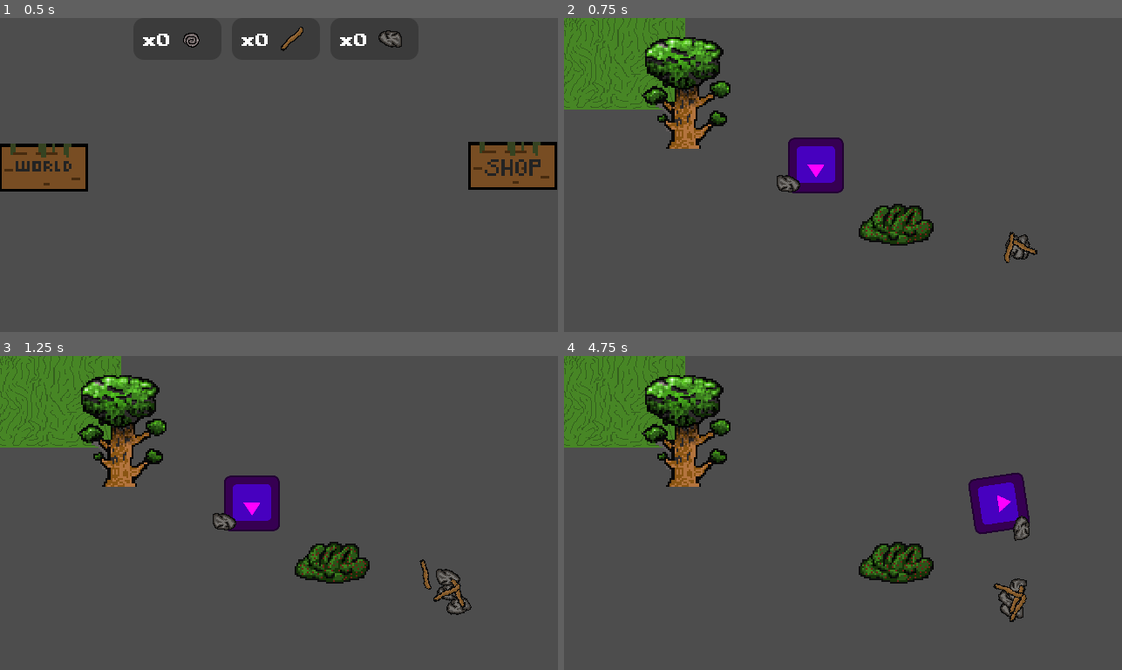
Above: before the commit, frames 1-4 (two rows, left to right).
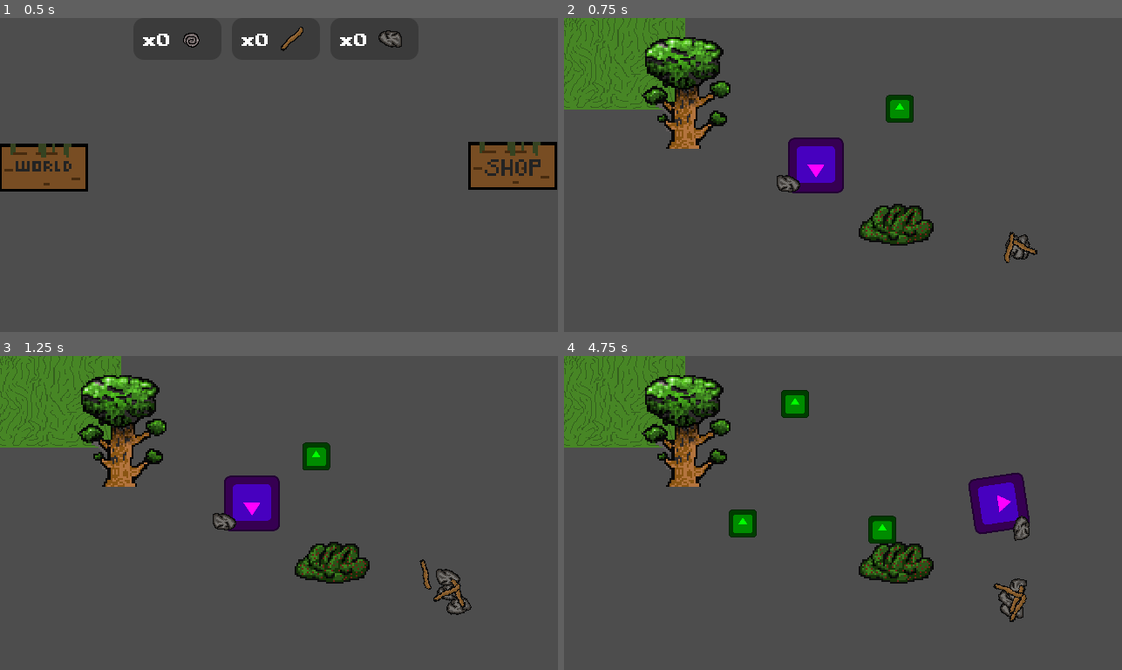
Above: after the commit, the same moments.

Repository: age-of-asparagus/click
Game: Godot game, scene res://sticks_and_stones.tscn
The game is run twice, just before and just after one commit, with the same random seed, the same clock (stepped at 60 frames per second) and the same inputs. The engine's default icon, where the game draws it, is replaced by a stand-in: a white triangle on a blue panel in a dark square.
Inputs (mouse positions are in pixels of both pictures, inside the frame that each line leads up to):
- Up to frame 1 (0.5 s): no input
- Up to frame 2 (0.75 s): click (608, 165) at 0.5 s
- Up to frame 3 (1.25 s): no input
- Up to frame 4 (4.75 s): move the mouse to (965, 497) at 1.27 s; press the mouse at (965, 497) at 1.28 s; hold Right (ui_right) 1.28-2.03 s; move the mouse to (731, 528) at 2.02 s; release the mouse at (731, 528) at 2.03 s; hold Down (ui_down) 2.03-2.78 s; click (731, 528) at 2.1 s; move the mouse to (898, 443) at 2.77 s; press the mouse at (898, 443) at 2.78 s; hold Right (ui_right) 2.78-3.53 s; tap Space (shoot) at 2.85 s; move the mouse to (815, 575) at 3.52 s; release the mouse at (815, 575) at 3.53 s; hold Up (ui_up) 3.53-4.28 s; click (815, 575) at 3.6 s; move the mouse to (1010, 560) at 4.27 s; press the mouse at (1010, 560) at 4.28 s; hold Left (ui_left) from 4.28 s (still down)

Frame 1 is identical in both runs. In frame 2, 0.4% of the frame differs, in the area x 57-63%, y 24-34%; in frame 3, 0.4%; in frame 4, 1.3%, in the area x 29-60%, y 10-60%.

Commit message:
simple mobs you can shoot with stones

Diff:
--- a/Character.gd
+++ b/Character.gd
@@ -2,6 +2,7 @@
 
 @export var speed := 200
 @export var Ammo : PackedScene
+@export var health := 10
 
 var rotation_direction = 0
 var movement_direction = 0
@@ -24,6 +25,13 @@
 		projectile.global_transform = $Hand.global_transform
 		Global.stones -= 1
 
-func _on_clicker_detector_area_shape_entered(area_rid, area, area_shape_index, local_shape_index):
+func _on_detector_area_shape_entered(area_rid, area, area_shape_index, local_shape_index):
 	print("Clicker!")
 	get_tree().change_scene_to_file("res://sticks_and_stones.tscn")
+
+
+func _on_detector_body_entered(body):
+	print("OUCH!")
+	body.queue_free()
+	health -= 1
+	print("Health: " + str(health))
--- /dev/null
+++ b/Mobs/mob.gd
@@ -0,0 +1,16 @@
+extends CharacterBody2D
+
+@export var speed := 50
+
+func _ready():
+	# set speed in Y direction then rotate in random direction
+	velocity = Vector2(speed, 0).rotated(randf() * 2.0 * PI)
+
+func _physics_process(delta):
+	move_and_slide()
+
+
+func _on_weapon_detector_area_shape_entered(area_rid, area, area_shape_index, local_shape_index):
+	print("DEATH!")
+	area.get_parent().queue_free()
+	queue_free()
--- /dev/null
+++ b/Mobs/mob.tscn
@@ -0,0 +1,33 @@
+[gd_scene load_steps=5 format=3 uid="uid://5xywpu5bhsbq"]
+
+[ext_resource type="Script" path="res://Mobs/mob.gd" id="1_0cqpa"]
+[ext_resource type="Texture2D" uid="uid://bv07clnvikwhh" path="res://icon.svg" id="1_0egia"]
+
+[sub_resource type="CircleShape2D" id="CircleShape2D_6f6gu"]
+radius = 16.0
+
+[sub_resource type="CircleShape2D" id="CircleShape2D_btjwt"]
+radius = 14.0
+
+[node name="BaseMob" type="CharacterBody2D"]
+collision_layer = 8
+collision_mask = 14
+script = ExtResource("1_0cqpa")
+metadata/_edit_group_ = true
+
+[node name="Icon" type="Sprite2D" parent="."]
+modulate = Color(0, 1, 0, 1)
+scale = Vector2(0.25, 0.25)
+texture = ExtResource("1_0egia")
+
+[node name="CollisionShape2D" type="CollisionShape2D" parent="."]
+shape = SubResource("CircleShape2D_6f6gu")
+
+[node name="WeaponDetector" type="Area2D" parent="."]
+collision_layer = 0
+collision_mask = 4
+
+[node name="CollisionShape2D" type="CollisionShape2D" parent="WeaponDetector"]
+shape = SubResource("CircleShape2D_btjwt")
+
+[connection signal="area_shape_entered" from="WeaponDetector" to="." method="_on_weapon_detector_area_shape_entered"]
--- a/Overworld.tscn
+++ b/Overworld.tscn
@@ -1,16 +1,26 @@
-[gd_scene load_steps=7 format=3 uid="uid://desrfuxxfdiqd"]
+[gd_scene load_steps=9 format=3 uid="uid://desrfuxxfdiqd"]
 
 [ext_resource type="Texture2D" uid="uid://d38qithmo447d" path="res://Assets/test_grass.png" id="1_56jsv"]
+[ext_resource type="Script" path="res://SpawnManager.gd" id="1_es3p2"]
 [ext_resource type="PackedScene" uid="uid://bnxk250itntev" path="res://character.tscn" id="3_r33um"]
 [ext_resource type="Texture2D" uid="uid://clvlilqfj6uik" path="res://Assets/berry_bush.png" id="4_3c70p"]
 [ext_resource type="Texture2D" uid="uid://b2rnhoxom400x" path="res://Assets/Tree_1.png" id="4_emnnw"]
 [ext_resource type="PackedScene" uid="uid://88j620xo565l" path="res://ClickerObject.tscn" id="5_a3yow"]
+[ext_resource type="PackedScene" uid="uid://5xywpu5bhsbq" path="res://Mobs/mob.tscn" id="7_e6l07"]
 
 [sub_resource type="CircleShape2D" id="CircleShape2D_s10l6"]
 radius = 8.01561
 
 [node name="Overworld" type="Node2D"]
 texture_filter = 1
+
+[node name="SpawnManager" type="Node2D" parent="."]
+script = ExtResource("1_es3p2")
+Mob = ExtResource("7_e6l07")
+
+[node name="SpawnTimer" type="Timer" parent="SpawnManager"]
+wait_time = 2.0
+autostart = true
 
 [node name="TestGrass" type="Sprite2D" parent="."]
 texture_filter = 1
@@ -60,3 +70,8 @@
 [node name="ClickerObject" parent="YSort" instance=ExtResource("5_a3yow")]
 position = Vector2(514, 267)
 collision_layer = 32
+
+[node name="BaseMob" parent="YSort" instance=ExtResource("7_e6l07")]
+position = Vector2(394, 100)
+
+[connection signal="timeout" from="SpawnManager/SpawnTimer" to="SpawnManager" method="_on_spawn_timer_timeout"]
--- /dev/null
+++ b/SpawnManager.gd
@@ -0,0 +1,20 @@
+extends Node2D
+
+@export var Mob : PackedScene
+var screen_dimensions : Vector2
+
+func _ready():
+	screen_dimensions = get_viewport().get_visible_rect().size
+	print(screen_dimensions)
+
+
+
+func _on_spawn_timer_timeout():
+	var mob : CharacterBody2D = Mob.instantiate()
+
+	get_tree().get_root().add_child(mob)
+
+	mob.position = Vector2(
+		randi_range(0, screen_dimensions.x),
+		randi_range(0, screen_dimensions.y)
+	)
--- a/Weapons/Rock.gd
+++ b/Weapons/Rock.gd
@@ -4,3 +4,7 @@
 
 func _physics_process(delta):
 	position += transform.x * speed * delta
+
+
+func _on_timer_timeout():
+	queue_free()
--- a/Weapons/Rock.tscn
+++ b/Weapons/Rock.tscn
@@ -17,3 +17,8 @@
 
 [node name="CollisionShape2D" type="CollisionShape2D" parent="."]
 shape = SubResource("CircleShape2D_55wew")
+
+[node name="Timer" type="Timer" parent="."]
+wait_time = 2.0
+
+[connection signal="timeout" from="Timer" to="." method="_on_timer_timeout"]
--- a/character.tscn
+++ b/character.tscn
@@ -24,12 +24,12 @@
 [node name="CollisionShape2D" type="CollisionShape2D" parent="."]
 shape = SubResource("RectangleShape2D_kfdxv")
 
-[node name="ClickerDetector" type="Area2D" parent="."]
+[node name="Detector" type="Area2D" parent="."]
 collision_layer = 0
-collision_mask = 32
+collision_mask = 40
 metadata/_edit_group_ = true
 
-[node name="CollisionShape2D" type="CollisionShape2D" parent="ClickerDetector"]
+[node name="CollisionShape2D" type="CollisionShape2D" parent="Detector"]
 shape = SubResource("CircleShape2D_jq2qw")
 
 [node name="Hand" type="Marker2D" parent="."]
@@ -38,4 +38,5 @@
 [node name="StoneMaterial-1png" type="Sprite2D" parent="Hand"]
 texture = ExtResource("4_ja75j")
 
-[connection signal="area_shape_entered" from="ClickerDetector" to="." method="_on_clicker_detector_area_shape_entered"]
+[connection signal="area_shape_entered" from="Detector" to="." method="_on_detector_area_shape_entered"]
+[connection signal="body_entered" from="Detector" to="." method="_on_detector_body_entered"]
